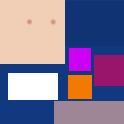
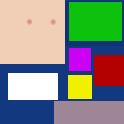
The second 124px x 124px image is a revision of the first. Changes to its layers:
painted on "Layer 1" over [68, 2, 124, 99]
